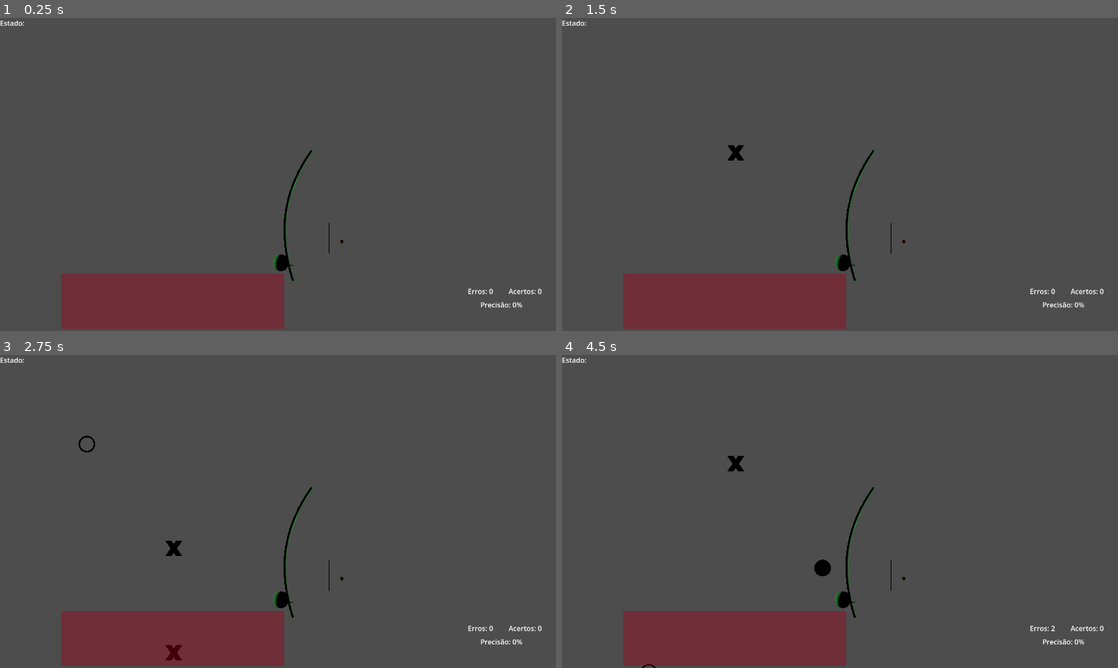
Above: before the commit, frames 1-4 (two rows, left to right).
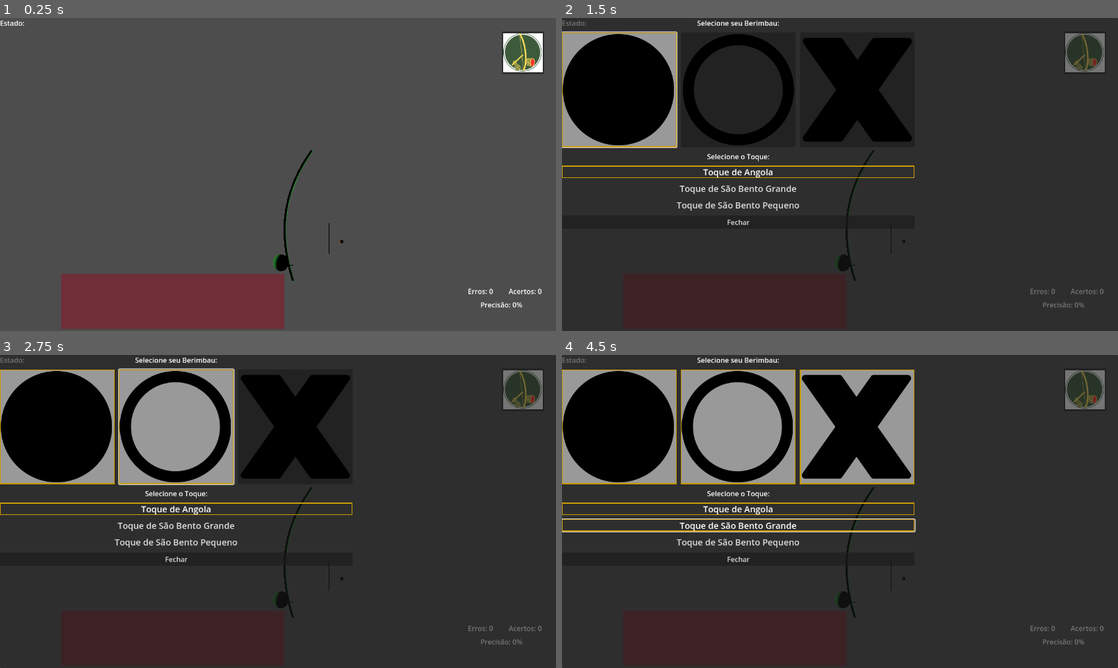
Above: after the commit, the same moments.

Repository: frsbrito/berimbau-3d
Game: Godot game, scene res://scenes/main.tscn
Two runs of this game, one before a commit and one after it. Both use one fixed random seed, a clock stepped at 60 frames per second and the inputs below.
Inputs (mouse positions are in pixels of both pictures, inside the frame that each line leads up to):
- Up to frame 1 (0.25 s): no input
- Up to frame 2 (1.5 s): click (1084, 52) at 0.52 s; click (617, 89) at 1.27 s
- Up to frame 3 (2.75 s): click (177, 426) at 2.02 s
- Up to frame 4 (4.5 s): click (856, 426) at 2.77 s; click (739, 508) at 3.5 s, where only the run after the commit has a clickable "Toque de Angola"; click (739, 524) at 4.25 s, where only the run after the commit has a clickable "Toque de São Bento Grande"

The runs differ from the first frame. In frame 1, 0.6% of the frame differs, in the area x 90-98%, y 4-18%; in frame 2, 99%, in the area x 0-100%, y 0-100%; in frame 3, 99%; in frame 4, 99%.

Commit message:
Adicionar Menu, Remover sons inutilizados, Ajustar lógica de som e menus

Diff:
--- a/scenes/hud.gd
+++ b/scenes/hud.gd
@@ -1,4 +1,6 @@
 extends Control
+
+const MENU_OPCOES_SCENE = preload("res://scenes/menu_opcoes.tscn")
 
 @onready var acertos_label = $AcertosLabel
 @onready var erros_label = $ErrosLabel
@@ -15,3 +17,8 @@
 		porcentagem = (float(acertos) / total_resolvido) * 100
 
 	porcentagem_label.text = "Precisão: " + ("%.f" % porcentagem) + "%"
+
+func _on_config_pressed() -> void:
+	var menu = MENU_OPCOES_SCENE.instantiate()
+	add_child(menu)
+	get_tree().paused = true
--- a/scenes/hud.tscn
+++ b/scenes/hud.tscn
@@ -1,6 +1,7 @@
-[gd_scene load_steps=2 format=3 uid="uid://cdc5vdt0pw1ve"]
+[gd_scene load_steps=3 format=3 uid="uid://cdc5vdt0pw1ve"]
 
 [ext_resource type="Script" uid="uid://bcddj8kr6536n" path="res://scenes/hud.gd" id="1_ahhtf"]
+[ext_resource type="Texture2D" uid="uid://cyk4d832w3uap" path="res://icon.png" id="2_oo0fn"]
 
 [node name="HUD" type="Control"]
 layout_mode = 3
@@ -44,3 +45,13 @@
 offset_bottom = 671.0
 grow_horizontal = 0
 text = "Precisão: 100%"
+
+[node name="Config" type="Button" parent="."]
+layout_mode = 0
+offset_left = 1155.0
+offset_top = 31.0
+offset_right = 1253.0
+offset_bottom = 129.0
+icon = ExtResource("2_oo0fn")
+
+[connection signal="pressed" from="Config" to="." method="_on_config_pressed"]
--- a/scenes/main.gd
+++ b/scenes/main.gd
@@ -2,14 +2,12 @@
 
 # --- Constantes ---
 var sons_viola_solto = [
-	preload("res://assets/audio/berimbau-viola/solto/viola_solto_1.ogg"),
 	preload("res://assets/audio/berimbau-viola/solto/viola_solto_2.ogg"),
 	preload("res://assets/audio/berimbau-viola/solto/viola_solto_3.ogg"),
 	preload("res://assets/audio/berimbau-viola/solto/viola_solto_4.ogg"),
 	preload("res://assets/audio/berimbau-viola/solto/viola_solto_5.ogg")
 ]
 var sons_viola_chiado = [
-	#preload("res://assets/audio/berimbau-viola/chiado/viola_chiado_1.ogg"),
 	preload("res://assets/audio/berimbau-viola/chiado/viola_chiado_2.ogg"),
 	preload("res://assets/audio/berimbau-viola/chiado/viola_chiado_3.ogg"),
 	preload("res://assets/audio/berimbau-viola/chiado/viola_chiado_4.ogg")
@@ -75,26 +73,46 @@
 
 func tocar_som_berimbau(id_estado):
 	var lista_de_sons = []
+	var instrumento = GameData.berimbau_atual
 
-	# Define qual lista usar baseada no estado
-	if id_estado == 3:
-		lista_de_sons = sons_viola_preso
-	elif id_estado == 2:
-		lista_de_sons = sons_viola_chiado
-	else:
-		lista_de_sons = sons_viola_solto
+	match instrumento:
+		GameData.BERIMBAU_VIOLA:
+			lista_de_sons = selecionar_lista_por_tipo(id_estado, sons_viola_solto, sons_viola_chiado, sons_viola_preso)
 
-	# Escolhe um som aleatório da lista e toca
+		GameData.BERIMBAU_MEDIO:
+			lista_de_sons = selecionar_lista_por_tipo(id_estado, sons_viola_solto, sons_viola_chiado, sons_viola_preso)
+			print("Alerta: Sons do Médio não carregados. Usando Viola.")
+
+		GameData.BERIMBAU_GUNGA:
+			lista_de_sons = selecionar_lista_por_tipo(id_estado, sons_viola_solto, sons_viola_chiado, sons_viola_preso)
+			print("Alerta: Sons do Gunga não carregados. Usando Viola.")
+
 	if lista_de_sons.size() > 0:
 		sound_player.stream = lista_de_sons.pick_random()
+		sound_player.pitch_scale = randf_range(0.96, 1.04)
 		sound_player.play()
+
+func selecionar_lista_por_tipo(id, lista_solto, lista_chiado, lista_preso):
+	if id == 3:
+		return lista_preso
+	elif id == 2:
+		return lista_chiado
+	else:
+		return lista_solto
 
 # Função Timer que gera notas, qualifica e posiciona
 func _on_timer_timeout():
 	total_notas_geradas += 1
+
+	var array_do_toque = GameData.get_toque_atual_array()
+
+	if toque_index >= array_do_toque.size():
+		toque_index = 0
+
+	var tipo_da_nota = array_do_toque[toque_index]
+	toque_index = (toque_index + 1) % array_do_toque.size()
+
 	var nova_nota = NOTA_SCENE.instantiate()
-	var tipo_da_nota = toque_atual_array[toque_index]
-	toque_index = (toque_index + 1) % toque_atual_array.size()
 
 	if tipo_da_nota == 1:
 		nova_nota.position = pista_solto.position
--- /dev/null
+++ b/scenes/menu_opcoes.gd
@@ -0,0 +1,52 @@
+extends Control
+
+@onready var btn_viola = $Panel/MarginContainer/VBoxContainer/HBoxContainer_Berimbaus/BtnViola
+@onready var btn_medio = $Panel/MarginContainer/VBoxContainer/HBoxContainer_Berimbaus/BtnMedio
+@onready var btn_gunga = $Panel/MarginContainer/VBoxContainer/HBoxContainer_Berimbaus/BtnGunga
+
+@onready var btn_angola = $Panel/MarginContainer/VBoxContainer/VBoxContainer_Toques/BtnAngola
+@onready var btn_sb_grande = $Panel/MarginContainer/VBoxContainer/VBoxContainer_Toques/BtnSBGrande
+@onready var btn_sb_pequeno = $Panel/MarginContainer/VBoxContainer/VBoxContainer_Toques/BtnSBPequeno
+
+func _ready():
+	if GameData.berimbau_atual == GameData.BERIMBAU_VIOLA:
+		btn_viola.button_pressed = true
+	elif GameData.berimbau_atual == GameData.BERIMBAU_MEDIO:
+		btn_medio.button_pressed = true
+	elif GameData.berimbau_atual == GameData.BERIMBAU_GUNGA:
+		btn_gunga.button_pressed = true
+
+	if GameData.toque_nome_atual == "Angola":
+		btn_angola.button_pressed = true
+	elif GameData.toque_nome_atual == "SaoBentoGrande":
+		btn_sb_grande.button_pressed = true
+	elif GameData.toque_nome_atual == "SaoBentoPequeno":
+		btn_sb_pequeno.button_pressed = true
+
+func _on_btn_viola_pressed():
+	GameData.berimbau_atual = GameData.BERIMBAU_VIOLA
+	print("Selecionado: Viola")
+
+func _on_btn_medio_pressed():
+	GameData.berimbau_atual = GameData.BERIMBAU_MEDIO
+	print("Selecionado: Médio")
+
+func _on_btn_gunga_pressed():
+	GameData.berimbau_atual = GameData.BERIMBAU_GUNGA
+	print("Selecionado: Gunga")
+
+func _on_btn_angola_pressed():
+	GameData.toque_nome_atual = "Angola"
+	print("Toque: Angola")
+
+func _on_btn_sb_grande_pressed():
+	GameData.toque_nome_atual = "SaoBentoGrande"
+	print("Toque: São Bento Grande")
+
+func _on_btn_sb_pequeno_pressed():
+	GameData.toque_nome_atual = "SaoBentoPequeno"
+	print("Toque: São Bento Pequeno")
+
+func _on_btn_fechar_pressed():
+	queue_free()
+	get_tree().paused = false
--- /dev/null
+++ b/scenes/menu_opcoes.tscn
@@ -0,0 +1,178 @@
+[gd_scene load_steps=20 format=3 uid="uid://kcuyxwdqqv23"]
+
+[ext_resource type="Script" uid="uid://b3nr4rsronsvx" path="res://scenes/menu_opcoes.gd" id="1_c3hxg"]
+[ext_resource type="Texture2D" uid="uid://ot5va5m827mv" path="res://assets/sprites/nota_preso.png" id="2_m0ff5"]
+[ext_resource type="Texture2D" uid="uid://c37hdmqqlnsti" path="res://assets/sprites/nota_solto.png" id="3_mq8hq"]
+[ext_resource type="Texture2D" uid="uid://cjm2708jqgtff" path="res://assets/sprites/nota_chiado.png" id="4_hl8m2"]
+
+[sub_resource type="StyleBoxFlat" id="StyleBoxFlat_mq8hq"]
+border_width_left = 2
+border_width_top = 2
+border_width_right = 2
+border_width_bottom = 2
+border_color = Color(0.78431374, 0.6, 0, 1)
+
+[sub_resource type="ButtonGroup" id="ButtonGroup_m0ff5"]
+resource_name = "Berimbaus"
+
+[sub_resource type="StyleBoxFlat" id="StyleBoxFlat_hl8m2"]
+border_width_left = 2
+border_width_top = 2
+border_width_right = 2
+border_width_bottom = 2
+border_color = Color(0.78431374, 0.6, 0, 1)
+
+[sub_resource type="ButtonGroup" id="ButtonGroup_mq8hq"]
+resource_name = "Berimbaus"
+
+[sub_resource type="StyleBoxFlat" id="StyleBoxFlat_lp6ac"]
+border_width_left = 2
+border_width_top = 2
+border_width_right = 2
+border_width_bottom = 2
+border_color = Color(0.78431374, 0.6, 0, 1)
+
+[sub_resource type="ButtonGroup" id="ButtonGroup_hl8m2"]
+resource_name = "Berimbaus"
+
+[sub_resource type="StyleBoxEmpty" id="StyleBoxEmpty_lp6ac"]
+
+[sub_resource type="StyleBoxFlat" id="StyleBoxFlat_xgdpg"]
+draw_center = false
+border_width_left = 2
+border_width_top = 2
+border_width_right = 2
+border_width_bottom = 2
+border_color = Color(0.78431374, 0.6, 0, 1)
+
+[sub_resource type="ButtonGroup" id="ButtonGroup_lp6ac"]
+resource_name = "Toques"
+
+[sub_resource type="StyleBoxEmpty" id="StyleBoxEmpty_o442c"]
+
+[sub_resource type="StyleBoxFlat" id="StyleBoxFlat_vv2li"]
+draw_center = false
+border_width_left = 2
+border_width_top = 2
+border_width_right = 2
+border_width_bottom = 2
+border_color = Color(0.78431374, 0.6, 0, 1)
+
+[sub_resource type="ButtonGroup" id="ButtonGroup_xgdpg"]
+resource_name = "Toques"
+
+[sub_resource type="StyleBoxEmpty" id="StyleBoxEmpty_l85cf"]
+
+[sub_resource type="StyleBoxFlat" id="StyleBoxFlat_m0ff5"]
+border_width_left = 2
+border_width_top = 2
+border_width_right = 2
+border_width_bottom = 2
+border_color = Color(0.78431374, 0.6, 0, 1)
+
+[sub_resource type="ButtonGroup" id="ButtonGroup_o442c"]
+resource_name = "Toques"
+
+[node name="MenuOpcoes" type="Control"]
+process_mode = 3
+layout_mode = 3
+anchors_preset = 15
+anchor_right = 1.0
+anchor_bottom = 1.0
+grow_horizontal = 2
+grow_vertical = 2
+script = ExtResource("1_c3hxg")
+
+[node name="Panel" type="Panel" parent="."]
+layout_mode = 0
+offset_right = 1280.0
+offset_bottom = 720.0
+
+[node name="MarginContainer" type="MarginContainer" parent="Panel"]
+layout_mode = 0
+offset_right = 40.0
+offset_bottom = 40.0
+
+[node name="VBoxContainer" type="VBoxContainer" parent="Panel/MarginContainer"]
+layout_mode = 2
+theme_override_constants/separation = 10
+alignment = 1
+
+[node name="Label_Berimbau" type="Label" parent="Panel/MarginContainer/VBoxContainer"]
+layout_mode = 2
+text = "Selecione seu Berimbau:"
+horizontal_alignment = 1
+
+[node name="HBoxContainer_Berimbaus" type="HBoxContainer" parent="Panel/MarginContainer/VBoxContainer"]
+layout_mode = 2
+theme_override_constants/separation = 10
+
+[node name="BtnViola" type="Button" parent="Panel/MarginContainer/VBoxContainer/HBoxContainer_Berimbaus"]
+layout_mode = 2
+theme_override_styles/pressed = SubResource("StyleBoxFlat_mq8hq")
+toggle_mode = true
+button_group = SubResource("ButtonGroup_m0ff5")
+icon = ExtResource("2_m0ff5")
+
+[node name="BtnMedio" type="Button" parent="Panel/MarginContainer/VBoxContainer/HBoxContainer_Berimbaus"]
+layout_mode = 2
+theme_override_styles/pressed = SubResource("StyleBoxFlat_hl8m2")
+toggle_mode = true
+button_group = SubResource("ButtonGroup_mq8hq")
+icon = ExtResource("3_mq8hq")
+
+[node name="BtnGunga" type="Button" parent="Panel/MarginContainer/VBoxContainer/HBoxContainer_Berimbaus"]
+layout_mode = 2
+theme_override_styles/pressed = SubResource("StyleBoxFlat_lp6ac")
+toggle_mode = true
+button_group = SubResource("ButtonGroup_hl8m2")
+icon = ExtResource("4_hl8m2")
+
+[node name="Label_Toque" type="Label" parent="Panel/MarginContainer/VBoxContainer"]
+layout_mode = 2
+text = "Selecione o Toque:"
+horizontal_alignment = 1
+
+[node name="VBoxContainer_Toques" type="VBoxContainer" parent="Panel/MarginContainer/VBoxContainer"]
+layout_mode = 2
+theme_override_constants/separation = 10
+
+[node name="BtnAngola" type="Button" parent="Panel/MarginContainer/VBoxContainer/VBoxContainer_Toques"]
+layout_mode = 2
+theme_override_font_sizes/font_size = 20
+theme_override_styles/normal = SubResource("StyleBoxEmpty_lp6ac")
+theme_override_styles/pressed = SubResource("StyleBoxFlat_xgdpg")
+toggle_mode = true
+button_group = SubResource("ButtonGroup_lp6ac")
+text = "Toque de Angola"
+
+[node name="BtnSBGrande" type="Button" parent="Panel/MarginContainer/VBoxContainer/VBoxContainer_Toques"]
+layout_mode = 2
+theme_override_font_sizes/font_size = 20
+theme_override_styles/normal = SubResource("StyleBoxEmpty_o442c")
+theme_override_styles/pressed = SubResource("StyleBoxFlat_vv2li")
+toggle_mode = true
+button_group = SubResource("ButtonGroup_xgdpg")
+text = "Toque de São Bento Grande"
+
+[node name="BtnSBPequeno" type="Button" parent="Panel/MarginContainer/VBoxContainer/VBoxContainer_Toques"]
+layout_mode = 2
+theme_override_font_sizes/font_size = 20
+theme_override_styles/normal = SubResource("StyleBoxEmpty_l85cf")
+theme_override_styles/pressed = SubResource("StyleBoxFlat_m0ff5")
+toggle_mode = true
+button_group = SubResource("ButtonGroup_o442c")
+text = "Toque de São Bento Pequeno"
+
+[node name="BtnFechar" type="Button" parent="Panel/MarginContainer/VBoxContainer"]
+layout_mode = 2
+text = "Fechar
+"
+
+[connection signal="pressed" from="Panel/MarginContainer/VBoxContainer/HBoxContainer_Berimbaus/BtnViola" to="." method="_on_btn_viola_pressed"]
+[connection signal="pressed" from="Panel/MarginContainer/VBoxContainer/HBoxContainer_Berimbaus/BtnMedio" to="." method="_on_btn_medio_pressed"]
+[connection signal="pressed" from="Panel/MarginContainer/VBoxContainer/HBoxContainer_Berimbaus/BtnGunga" to="." method="_on_btn_gunga_pressed"]
+[connection signal="pressed" from="Panel/MarginContainer/VBoxContainer/VBoxContainer_Toques/BtnAngola" to="." method="_on_btn_angola_pressed"]
+[connection signal="pressed" from="Panel/MarginContainer/VBoxContainer/VBoxContainer_Toques/BtnSBGrande" to="." method="_on_btn_sb_grande_pressed"]
+[connection signal="pressed" from="Panel/MarginContainer/VBoxContainer/VBoxContainer_Toques/BtnSBPequeno" to="." method="_on_btn_sb_pequeno_pressed"]
+[connection signal="pressed" from="Panel/MarginContainer/VBoxContainer/BtnFechar" to="." method="_on_btn_fechar_pressed"]
Not shown, removed: assets/audio/berimbau-viola/solto/viola_solto_1.ogg.import
Not shown, added: scenes/menu_opcoes.gd.uid
Not shown, removed: assets/audio/berimbau-viola/solto/viola_solto_1.ogg
